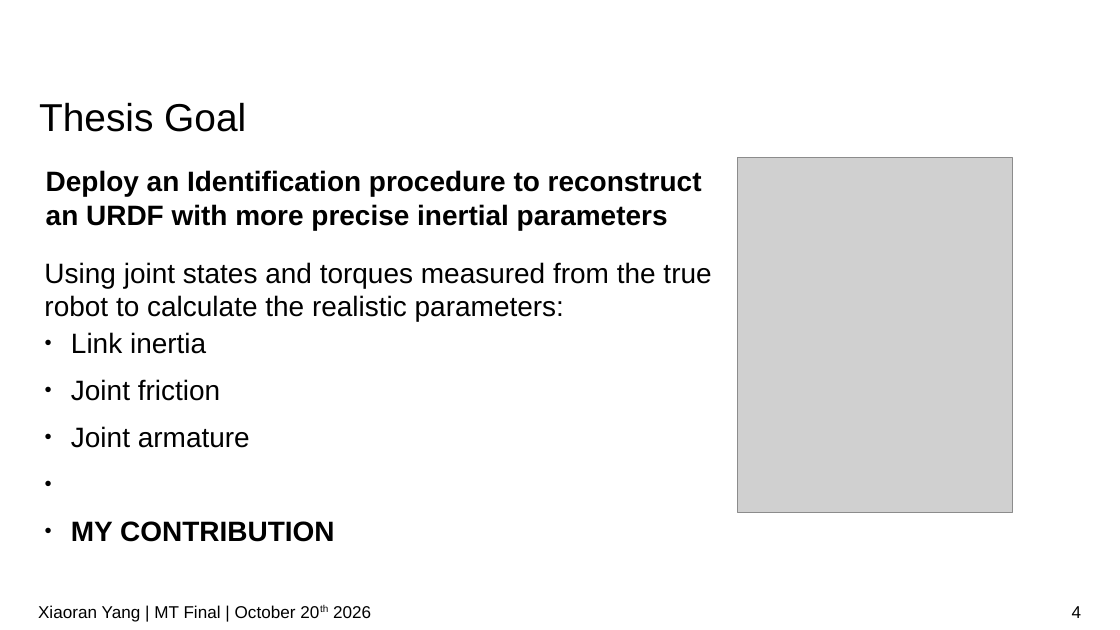
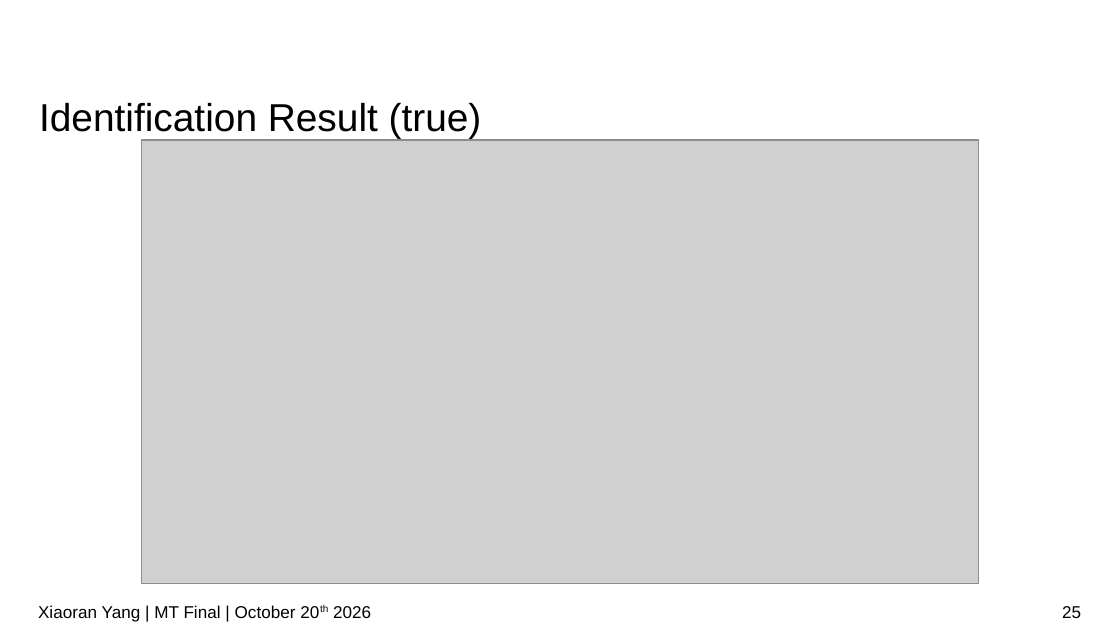
Before and after one commit to IDoccupled/identification, a slide deck: slide 25 of presentation/presentation.odp (slide 4 before the commit). Drawn at 1120x630 pixels with LibreOffice and Linux fonts; fonts in the diff are those of the drawing; grey boxes stand for pictures; background and template pictures are left out. Boxes give left, top, right and bottom in pixels: in the first picture for what was removed or moved away, otherwise in the second. Text is boxed around its words. In the diff, an @@ line names an element or a change of style, - is before the commit and + after.

Commit message:
presentation

```diff
--- a/presentation/presentation.odp
+++ b/presentation/presentation.odp
@@ title removed at bbox=[39, 102, 246, 132] @@
-Thesis Goal
@@ title added at bbox=[39, 102, 482, 138], 25 pt, text #000000 @@
+Identification Result (true)
@@ picture: place and size @@
-picture at bbox=[738, 158, 1012, 513]
+picture at bbox=[141, 140, 978, 584]
@@ text removed at bbox=[46, 170, 702, 230] @@
-Deploy an Identification procedure to reconstruct an URDF with more precise inertial parameters
@@ text removed at bbox=[44, 262, 711, 321] @@
-Using joint states and torques measured from the true robot to calculate the realistic parameters:
@@ text removed at bbox=[71, 332, 334, 542] @@
-● Link inertia
-● Joint friction
-● Joint armature
-● MY CONTRIBUTION
@@ page number at bbox=[1062, 606, 1081, 618]: text changed @@
-4
+25
```
Also in this commit, not shown: 13 other slides changed, 2 slides added, 1 slide removed.
